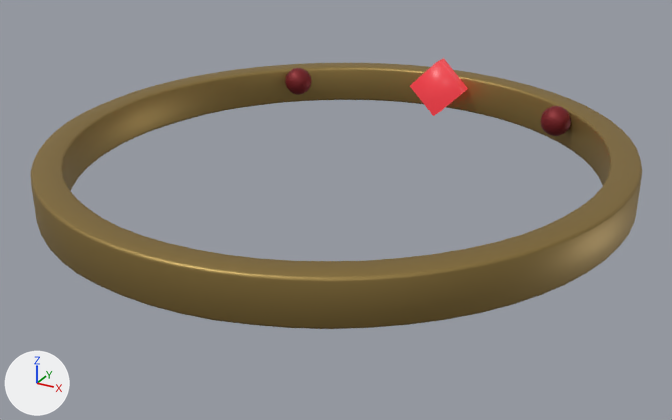
Before and after pictures for a commit that changed the glTF model assets/cosmetics/head_circlet.glb.
Camera for both pictures: a camera (50 mm lens) standing at (1.78, -3.26, 1.85) and looking at (0.03, -0.08, 0.26). Every picture has the same lights, and +X, +Y and +Z are marked at lower left. The first picture is the older version. Vertices at exactly the same position are counted once.
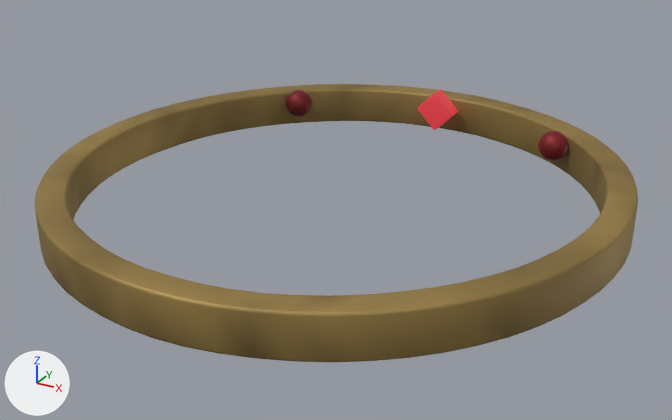
Changed parts and their boxes [x1, y1, x2, y2] in the pictures (672 x 420 px; the box of a moved part takes in the faces that stretch with it):
'Cylinder', recoloured, moved
    before: [30, 63, 642, 329]
    after: [35, 84, 638, 362]
'Cube', recoloured, reshaped (29% narrower, 29% shorter)
    before: [410, 58, 468, 116]
    after: [417, 89, 458, 130]
'Sphere.001', recoloured, moved
    before: [541, 106, 571, 136]
    after: [538, 131, 568, 161]
'Sphere', recoloured, moved
    before: [285, 68, 312, 95]
    after: [286, 90, 312, 116]
part 1 of me_cylinder, moved or reshaped
    before: [30, 63, 642, 329]
    after: [35, 84, 638, 362]

The change, as a diff of the scene's bpy script:
```diff
--- a/assets/cosmetics/head_circlet.glb.py
+++ b/assets/cosmetics/head_circlet.glb.py
@@ mat_iron @@
 n0 = _N.new('ShaderNodeBsdfPrincipled'); n0.name = 'Principled BSDF'
-n0.inputs[0].default_value = (0.342, 0.233, 0.0732, 1.0)  # 'Base Color', brown #9e854c
-n0.inputs[1].default_value = 0.75  # 'Metallic'
+n0.inputs[1].default_value = 0.55  # 'Metallic'
+n0.inputs[2].default_value = 0.62  # 'Roughness'
 n1 = _N.new('ShaderNodeOutputMaterial'); n1.name = 'Material Output'
+n2 = _N.new('ShaderNodeVertexColor'); n2.name = 'Color Attribute'
 _L.new(n0.outputs[0], n1.inputs[0])  # 'BSDF' to 'Surface'
+_L.new(n2.outputs[0], n0.inputs[0])  # 'Color' to 'Base Color'
@@ mat_glow @@
 mat_glow.roughness = 0.4
-mat_glow.emission_color = (0.642, 0.0402, 0.0522)  # red #d23841
+mat_glow.emission_color = (0.471, 0.0295, 0.0383)  # red #b73037
 mat_glow.emission_strength = 1.0
@@ mat_trim @@
 n0 = _N.new('ShaderNodeBsdfPrincipled'); n0.name = 'Principled BSDF'
-n0.inputs[0].default_value = (0.214, 0.0134, 0.0174, 1.0)  # 'Base Color', red #7f1f24
-n0.inputs[1].default_value = 0.45  # 'Metallic'
+n0.inputs[1].default_value = 0.5  # 'Metallic'
 n0.inputs[2].default_value = 0.55  # 'Roughness'
 n1 = _N.new('ShaderNodeOutputMaterial'); n1.name = 'Material Output'
+n2 = _N.new('ShaderNodeVertexColor'); n2.name = 'Color Attribute'
 _L.new(n0.outputs[0], n1.inputs[0])  # 'BSDF' to 'Surface'
+_L.new(n2.outputs[0], n0.inputs[0])  # 'Color' to 'Base Color'
@@ me_cylinder @@
 # used by ob_cylinder; location = (0.0, 0.0, 0.0)
-me_cylinder.from_pydata(...)  # 768 vertices, 1536 faces; spans x -1.22..1.22, y -1.26..1.26, z 0.37..0.55
+me_cylinder.from_pydata(...)  # 768 vertices, 1536 faces; spans x -1.22..1.22, y -1.27..1.26, z 0.25..0.43
+# me_cylinder part 1: the whole mesh is moved by (0.0, 0.0, -0.12)
+# me_cylinder part 2: vertex colours changed
 me_cylinder.materials.append(mat_iron)
@@ me_cube @@
 # used by ob_cube; location = (0.0, 0.0, 0.0)
-me_cube.from_pydata(...)  # 8 vertices, 12 faces; spans x -0.141..0.141, y 1.02..1.12, z 0.359..0.641
+me_cube.from_pydata(...)  # 56 vertices, 108 faces; spans x -0.102..0.102, y 1.03..1.11, z 0.278..0.482
+# me_cube part 3: 8 vertices removed from x -0.141..0.141, y 1.02..1.12, z 0.359..0.641; 56 vertices added at x -0.102..0.102, y 1.03..1.11, z 0.278..0.482
 me_cube.materials.append(mat_glow)
@@ me_sphere @@
 # used by ob_sphere; location = (0.0, 0.0, 0.0)
-me_sphere.from_pydata(...)  # 86 vertices, 168 faces; spans x -0.7593..-0.6193, y 0.7484..0.8884, z 0.43..0.57
+me_sphere.from_pydata(...)  # 86 vertices, 168 faces; spans x -0.7593..-0.6193, y 0.7484..0.8884, z 0.31..0.45
+# me_sphere part 4: the whole mesh is moved by (0.0, 0.0, -0.12)
 me_sphere.materials.append(mat_trim)
@@ me_sphere_001 @@
 # used by ob_sphere_001; location = (0.0, 0.0, 0.0)
-me_sphere_001.from_pydata(...)  # 86 vertices, 168 faces; spans x 0.6193..0.7593, y 0.7484..0.8884, z 0.43..0.57
+me_sphere_001.from_pydata(...)  # 86 vertices, 168 faces; spans x 0.6193..0.7593, y 0.7484..0.8884, z 0.31..0.45
+# me_sphere_001 part 5: the whole mesh is moved by (0.0, 0.0, -0.12)
 me_sphere_001.materials.append(mat_trim)
```
